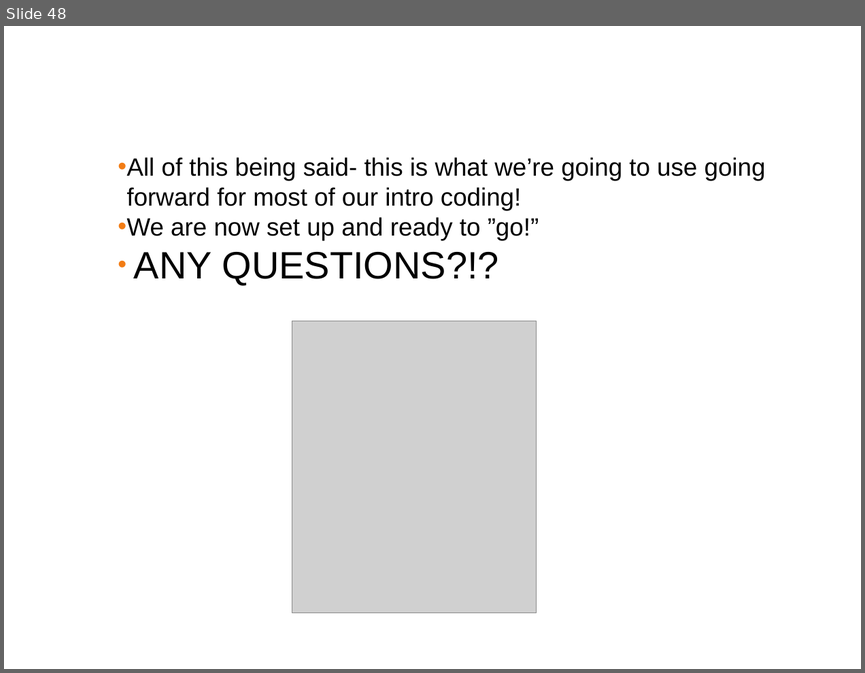
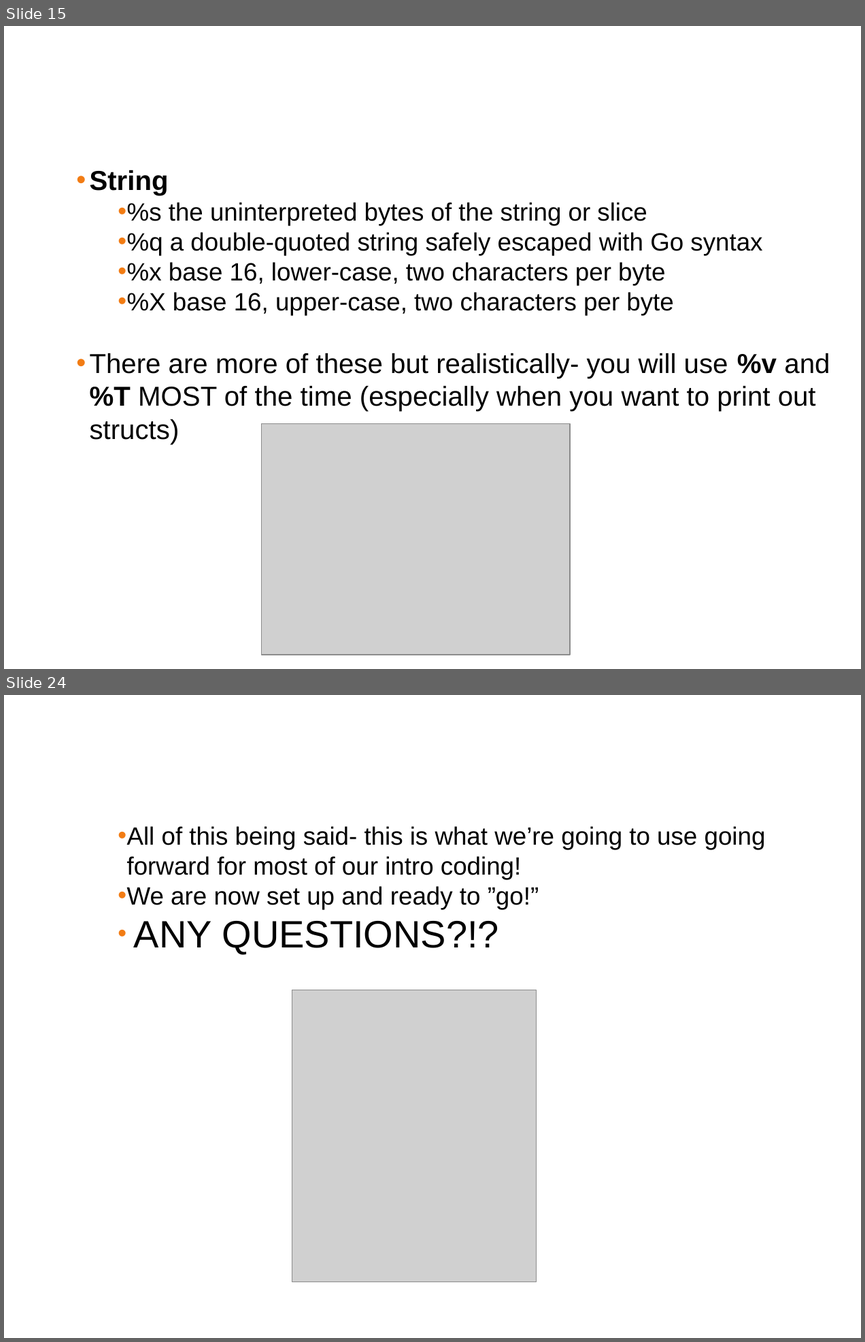
Before and after one commit to ferninphilly/golang_vmware, a slide deck: Module_Two/presentations/module_2_presentation.pptx. Shown one above the other, each under a label of ours: slide 48 before the commit, slides 15 and 24 after it; the slides between them are not shown. The pictures are 865x673 and 865x1342 pixels, drawn with LibreOffice and Linux fonts; fonts in the diff are those of the drawing; grey boxes stand for pictures; background and template pictures are left out. Boxes give left, top, right and bottom in pixels: in the first picture for what was removed or moved away, otherwise in the second. Text is boxed around its words. In the diff, an @@ line names an element or a change of style, - is before the commit and + after.

```diff
--- a/Module_Two/presentations/module_2_presentation.pptx
+++ b/Module_Two/presentations/module_2_presentation.pptx
@@ slide 15 added at box(4, 26, 861, 669), background #FFFFFF @@
@@ title added at box(11, 40, 853, 103), 38 pt, text #FFFFFF @@
+Golang String Replacements
@@ text added at box(90, 170, 830, 444), 21 pt, text #000000 @@
+  • String
+    • %s the uninterpreted bytes of the string or slice
+    • %q a double-quoted string safely escaped with Go syntax
+    • %x base 16, lower-case, two characters per byte
+    • %X base 16, upper-case, two characters per byte
+  • There are more of these but realistically- you will use %v and %T MOST of the time (especially when you want to print out structs)
@@ picture added at box(262, 424, 570, 654) @@
@@ what was slide 48 is now slide 24 @@
```
Also in this commit, not shown: 2 slides changed, 12 other slides added, 37 slides removed, 2 other files.
